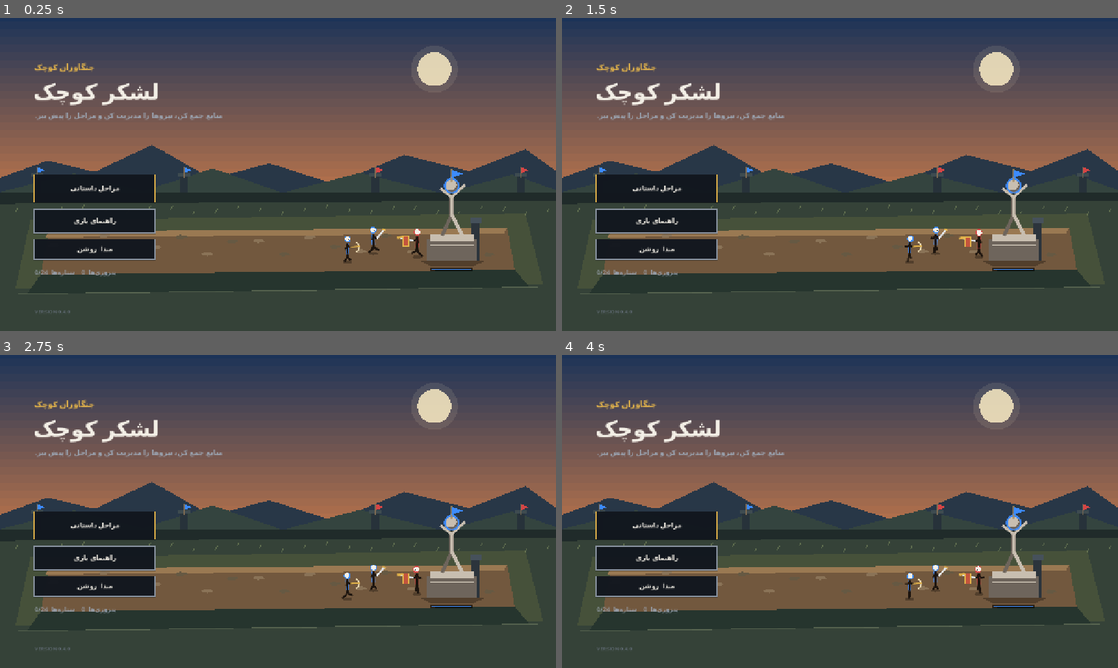
Above: before the commit, frames 1-4 (two rows, left to right).
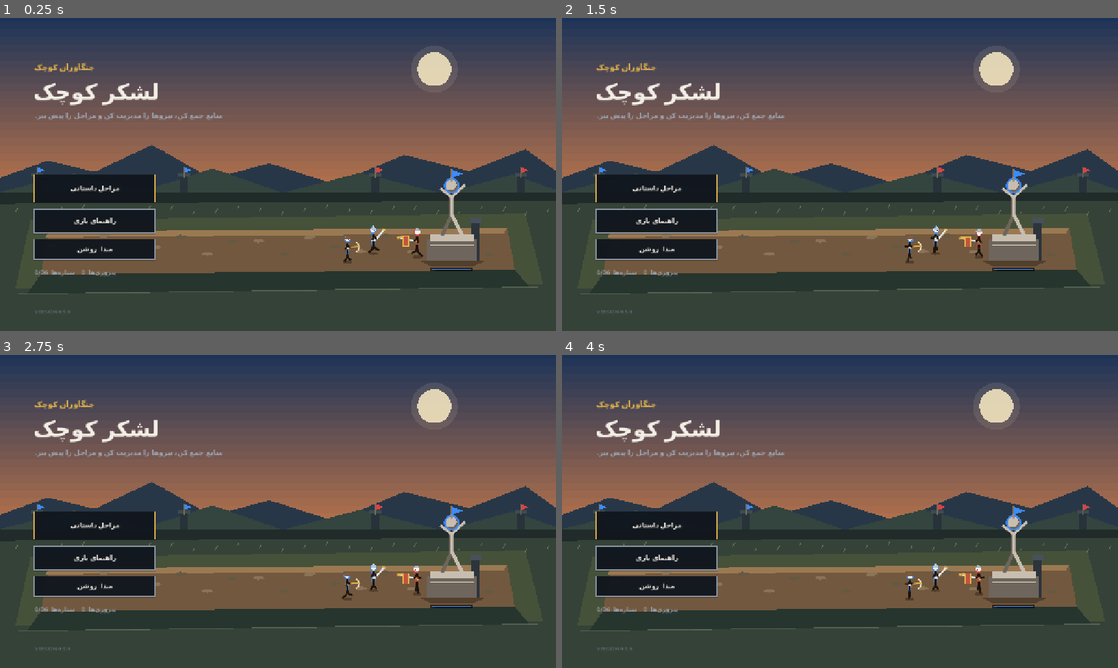
Above: after the commit, the same moments.

Repository: Abolfazlsoltan/Game2
Game: Godot game, scene res://scenes/main.tscn
The game is run twice, just before and just after one commit, with the same random seed, the same clock (stepped at 60 frames per second) and the same inputs.
Inputs (mouse positions are in pixels of both pictures, inside the frame that each line leads up to):
- Up to frame 1 (0.25 s): no input
- Up to frame 2 (1.5 s): tap Enter at 0.5 s; move the mouse to (962, 158) at 0.52 s; hold D 0.53-1.25 s; tap J at 0.6 s; click (962, 158) at 0.67 s; tap Space at 0.77, 1.25 s; drag from (728, 190) to (812, 237) at 1.27 s
- Up to frame 3 (2.75 s): tap Enter at 2 s; move the mouse to (333, 442) at 2.02 s; hold D from 2.03 s (still down); tap 2 at 2.1 s
- Up to frame 4 (4 s): release D at 2.75 s; tap Space at 2.75, 3.77 s; drag from (812, 574) to (673, 464) at 2.77 s; tap Enter at 3.5 s; move the mouse to (1006, 558) at 3.52 s; hold A from 3.53 s (still down); tap 4 at 3.6 s

The runs differ from the first frame. In frame 1, less than 0.1% of the frame differs, in the area x 7-76%, y 66-95%; in frame 2, less than 0.1%; in frame 3, less than 0.1%; in frame 4, less than 0.1%.

Commit message:
Expand campaign to twelve battles and improve unit silhouettes

Diff:
--- a/scripts/data/game_definitions.gd
+++ b/scripts/data/game_definitions.gd
@@ -22,6 +22,10 @@
 	{"name": "Twin Banner", "blurb": "A full host on both sides of the vein.", "sky": 1, "cap": 24, "miners": 4, "atk": 5, …(220 unchanged characters)…
 	{"name": "Night Host", "blurb": "They march early. Answer with a wall.", "sky": 5, "cap": 24, "miners": 4, "atk": 4, " …(202 unchanged characters)…
 	{"name": "Crown of Sticks", "blurb": "Last statue on the road. End it.", "sky": 5, "cap": 26, "miners": 5, "atk": 4, " …(219 unchanged characters)…
+	{"name": "Iron Pass", "blurb": "A fortified pass tests your front line.", "sky": 2, "cap": 28, "miners": 5, "atk": 5, "p_hp": 2500.0, "e_hp": 2950.0, "p_gold": 820, "e_gold": 1260, "unlock": ["MINER", "SWORD", "ARCHER", "SPEAR", "MAGE", "GIANT"], "mix": [["SWORD", 0.15], ["ARCHER", 0.2], ["SPEAR", 0.3], ["MAGE", 0.15], ["GIANT", 0.2]]},
+	{"name": "Storm Vault", "blurb": "Ranged fire and heavy units fill the field.", "sky": 3, "cap": 30, "miners": 5, "atk": 6, "p_hp": 2700.0, "e_hp": 3250.0, "p_gold": 880, "e_gold": 1450, "unlock": ["MINER", "SWORD", "ARCHER", "SPEAR", "MAGE", "GIANT"], "mix": [["SWORD", 0.1], ["ARCHER", 0.25], ["SPEAR", 0.2], ["MAGE", 0.25], ["GIANT", 0.2]]},
+	{"name": "Fallen Citadel", "blurb": "Break through the citadel defenses.", "sky": 4, "cap": 32, "miners": 6, "atk": 6, "p_hp": 2850.0, "e_hp": 3650.0, "p_gold": 940, "e_gold": 1580, "unlock": ["MINER", "SWORD", "ARCHER", "SPEAR", "MAGE", "GIANT"], "mix": [["SWORD", 0.12], ["ARCHER", 0.18], ["SPEAR", 0.24], ["MAGE", 0.2], ["GIANT", 0.26]]},
+	{"name": "Last Beacon", "blurb": "The final march. Protect your monument and strike decisively.", "sky": 5, "cap": 34, "miners": 6, "atk": 7, "p_hp": 3000.0, "e_hp": 4100.0, "p_gold": 1000, "e_gold": 1750, "unlock": ["MINER", "SWORD", "ARCHER", "SPEAR", "MAGE", "GIANT"], "mix": [["SWORD", 0.1], ["ARCHER", 0.2], ["SPEAR", 0.2], ["MAGE", 0.2], ["GIANT", 0.3]]},
 ]
 
 static func validation_errors() -> PackedStringArray:
--- a/scripts/game.gd
+++ b/scripts/game.gd
@@ -34,7 +34,7 @@
 var paused := false
 var sfx_on := true
 var unlocked := 1
-var stars: Array = [0, 0, 0, 0, 0, 0, 0, 0]
+var stars: Array = []
 var wins := 0
 var stage_i := 0
 var gold := 0
@@ -191,7 +191,7 @@
 	unlocked = int(progress.get("unlocked", 1))
 	wins = int(progress.get("wins", 0))
 	sfx_on = bool(progress.get("sfx_on", true))
-	stars = progress.get("stars", [0, 0, 0, 0, 0, 0, 0, 0])
+	stars = progress.get("stars", [])
 
 func _save_game() -> void:
 	var progress := {
@@ -296,7 +296,7 @@
 			result_stars = 3
 		if int(stars[stage_i]) < result_stars:
 			stars[stage_i] = result_stars
-		if stage_i + 1 >= unlocked and unlocked < 8:
+		if stage_i + 1 >= unlocked and unlocked < STAGES.size():
 			unlocked = stage_i + 2
 		wins += 1
 	screen = "result"
@@ -1210,7 +1210,7 @@
 	elif screen == "map":
 		if Rect2(40, 28, 140, 44).has_point(p):
 			return "back_menu"
-		for i in 8:
+		for i in STAGES.size():
 			if _stage_rect(i).has_point(p):
 				return "stage_" + str(i)
 	elif screen == "result":
@@ -1251,7 +1251,7 @@
 func _stage_rect(i: int) -> Rect2:
 	var col := i % 4
 	var row := int(i / 4.0)
-	return Rect2(70.0 + float(col) * 300.0, 150.0 + float(row) * 230.0, 276.0, 200.0)
+	return Rect2(70.0 + float(col) * 300.0, 108.0 + float(row) * 184.0, 276.0, 162.0)
 
 func _draw() -> void:
 	var viewport_size := get_viewport_rect().size
@@ -1443,7 +1443,7 @@
 
 func _star(c: Vector2, r: float, color: Color) -> void:
 	var pts := PackedVector2Array()
-	for i in 8:
+	for i in STAGES.size():
 		var ang := -PI * 0.5 + float(i) * TAU / 8.0
 		var rad := r if i % 2 == 0 else r * 0.42
 		pts.append(c + Vector2(cos(ang), sin(ang)) * rad)
@@ -1476,7 +1476,8 @@
 		return
 	var swing_t := float(u.get("swing", 0.0))
 	var step := sin(phase) if moving or (kind == "MINER" and swing_t <= 0.0) else 0.0
-	var bob := absf(step) * 2.2 * sc
+	var breathe := 0.8 * sin(tick * 2.5 + float(u.get("id", 0))) if not moving else 0.0
+	var bob := absf(step) * 2.2 * sc + breathe * sc
 	var hip := Vector2(x, y - 17.0 * sc - bob)
 	var neck := Vector2(x - facing * step * 1.2 * sc, y - 40.0 * sc - bob)
 	var head := Vector2(neck.x + facing * 0.6 * sc, y - 50.0 * sc - bob)
@@ -1499,6 +1500,23 @@
 	_limb(hip, knee_a, foot_a, ink, 3.3 * sc)
 	draw_line(hip, neck, team, 6.2 * sc, true)
 	draw_line(hip, neck, ink, 3.1 * sc, true)
+	# Original armour details make roles easier to distinguish at small screen sizes.
+	var chest := hip.lerp(neck, 0.55)
+	if kind == "SWORD":
+		draw_colored_polygon(PackedVector2Array([chest + Vector2(-5, -4) * sc, chest + Vector2(4, -5) * sc, chest + Vector2(6, 5) * sc, chest + Vector2(-3, 6) * sc]), Color("#b9c6d4"))
+		draw_line(chest + Vector2(-2, -3) * sc, chest + Vector2(2, 4) * sc, Color("#eef4fa"), 1.0 * sc, true)
+	elif kind == "ARCHER":
+		draw_line(chest + Vector2(-4, -2) * sc, chest + Vector2(4, 3) * sc, Color("#b58955"), 2.2 * sc, true)
+		draw_circle(chest + Vector2(1, 0) * sc, 2.0 * sc, Color("#e8d7b0"))
+	elif kind == "SPEAR":
+		draw_colored_polygon(PackedVector2Array([chest + Vector2(-5, -5) * sc, chest + Vector2(5, -3) * sc, chest + Vector2(5, 5) * sc, chest + Vector2(-2, 6) * sc]), Color("#9d5141"))
+		draw_line(chest + Vector2(-3, -2) * sc, chest + Vector2(3, 3) * sc, GOLD, 1.2 * sc, true)
+	elif kind == "MAGE":
+		draw_line(chest + Vector2(-4, 1) * sc, chest + Vector2(3, -2) * sc, Color("#a994cf"), 2.4 * sc, true)
+		draw_circle(chest + Vector2(2, -1) * sc, 2.3 * sc, Color("#9ec2ff"))
+	elif kind == "GIANT":
+		draw_line(hip + Vector2(-7, -4) * sc, neck + Vector2(-4, 5) * sc, Color("#8d8378"), 5.0 * sc, true)
+		draw_line(hip + Vector2(7, -3) * sc, neck + Vector2(5, 4) * sc, Color("#b8aca0"), 3.2 * sc, true)
 	var strike := 0.0
 	if swing_t > 0.0:
 		strike = sin(clampf((0.28 - swing_t) / 0.28, 0.0, 1.0) * PI)
@@ -1509,6 +1527,20 @@
 	draw_circle(head, 7.4 * sc, team)
 	draw_circle(head + Vector2(-facing * 0.4, -0.6 * sc), 5.8 * sc, skin)
 	draw_circle(head + Vector2(facing * 2.3 * sc, 0.2 * sc), 1.05 * sc, ink)
+	if kind == "MINER":
+		draw_arc(head + Vector2(0, -2.0 * sc), 7.0 * sc, PI, TAU, 12, Color("#c4ccd4"), 2.0 * sc, true)
+		draw_circle(head + Vector2(0, -5.0 * sc), 1.7 * sc, GOLD)
+	elif kind == "SWORD":
+		draw_colored_polygon(PackedVector2Array([head + Vector2(-6, -3) * sc, head + Vector2(0, -10) * sc, head + Vector2(6, -3) * sc, head + Vector2(4, 0) * sc, head + Vector2(-4, 0) * sc]), Color("#b9c6d4"))
+	elif kind == "ARCHER":
+		draw_colored_polygon(PackedVector2Array([head + Vector2(-7, -1) * sc, head + Vector2(-4, -7) * sc, head + Vector2(5, -8) * sc, head + Vector2(7, -1) * sc]), Color("#7c5a42"))
+	elif kind == "SPEAR":
+		draw_colored_polygon(PackedVector2Array([head + Vector2(-7, -2) * sc, head + Vector2(-2, -9) * sc, head + Vector2(4, -8) * sc, head + Vector2(7, -2) * sc]), Color("#aab6c4"))
+	elif kind == "MAGE":
+		draw_colored_polygon(PackedVector2Array([head + Vector2(-8, -1) * sc, head + Vector2(-5, -7) * sc, head + Vector2(0, -15) * sc, head + Vector2(5, -7) * sc, head + Vector2(8, -1) * sc]), Color("#5d4778"))
+		draw_circle(head + Vector2(0, -10) * sc, 1.7 * sc, Color("#9ec2ff"))
+	elif kind == "GIANT":
+		draw_arc(head + Vector2(0, -2.0 * sc), 8.3 * sc, PI, TAU, 12, Color("#8d8378"), 2.7 * sc, true)
 	if kind == "MINER" and float(u.get("bag", 0.0)) > 6.0:
 		var br := 3.2 + float(u["bag"]) / BAG_MAX * 5.5
 		var bag_at := Vector2(x - facing * 8.0 * sc, hip.y - 2.0)
@@ -1562,7 +1594,7 @@
 		draw_line(tip + Vector2(-dir * 2.0 * sc, -2.0 * sc), tip + Vector2(dir * 4.0 * sc, 1.0 * sc), GOLD, 2.2 * sc, true)
 
 func _stage_name_fa(index: int) -> String:
-	var names := ["راه غبارآلود", "درهٔ کمان", "صف سپرها", "محفل خاکستر", "راه سنگی", "دو پرچم", "سپاه شب", "تاج چوبین"]
+	var names := ["راه غبارآلود", "درهٔ کمان", "صف نیزه‌ها", "محفل خاکستر", "راه سنگی", "دو پرچم", "سپاه شب", "تاج چوبین", "گذرگاه آهنین", "خزانهٔ طوفان", "ارگ فروپاشیده", "آخرین مشعل"]
 	return names[clampi(index, 0, names.size() - 1)]
 
 func _stage_blurb_fa(index: int) -> String:
@@ -1574,7 +1606,11 @@
 		"نیروهای سنگین وارد میدان می‌شوند.",
 		"دو گروه بزرگ برای پیروزی رقابت می‌کنند.",
 		"نبردی در آسمان تاریک پیش روست.",
-		"آخرین مرحلهٔ این مسیر را کامل کن."
+		"آخرین مرحلهٔ مسیر نخست را کامل کن.",
+		"از خط دفاعی مستحکم عبور کن.",
+		"آتش دوربرد و نیروهای سنگین میدان را پر کرده‌اند.",
+		"آخرین صف ارگ را درهم بشکن.",
+		"در آخرین پیشروی از قلعه محافظت کن و قاطعانه حمله کن."
 	]
 	return blurbs[clampi(index, 0, blurbs.size() - 1)]
 
@@ -1723,29 +1759,29 @@
 	var total := 0
 	for s in stars:
 		total += int(s)
-	_text("پیروزی‌ها  " + str(wins) + "    ستاره‌ها  " + str(total) + "/24", Vector2(80, 590), 14, MUTED)
-	_text("VERSION 0.4.0", Vector2(80, 680), 12, Color("#66707c"))
+	_text("پیروزی‌ها  " + str(wins) + "    ستاره‌ها  " + str(total) + "/" + str(stars.size() * 3), Vector2(80, 590), 14, MUTED)
+	_text("VERSION 0.5.0", Vector2(80, 680), 12, Color("#66707c"))
 
 func _draw_map() -> void:
 	_draw_sky()
 	draw_rect(Rect2(0, 0, W, H), Color(0.04, 0.05, 0.08, 0.35))
 	_button(Rect2(40, 28, 140, 44), "بازگشت", MUTED, true)
 	_text("مراحل داستانی", Vector2(210, 58), 26, GOLD)
-	_text("با پیروزی، مراحل و نیروهای تازه باز می‌شوند.", Vector2(420, 58), 16, MUTED)
-	for i in 8:
+	_text("۱۲ نبرد؛ با پیروزی، مسیر پیشروی و ستاره‌ها را باز کن.", Vector2(480, 58), 16, MUTED)
+	for i in STAGES.size():
 		var rect := _stage_rect(i)
 		var open := i < unlocked
 		var stg: Dictionary = STAGES[i]
 		draw_rect(rect, Color(0.07, 0.09, 0.12, 0.92))
 		draw_rect(rect, GOLD if open else Color("#3c4450"), false, 2.0)
-		_text(str(i + 1).pad_zeros(2), rect.position + Vector2(16, 36), 18, GOLD if open else MUTED)
-		_text(_stage_name_fa(i), rect.position + Vector2(16, 78), 17, BONE if open else MUTED)
-		_text(_stage_blurb_fa(i), rect.position + Vector2(16, 112), 12, MUTED)
+		_text(str(i + 1).pad_zeros(2), rect.position + Vector2(16, 30), 17, GOLD if open else MUTED)
+		_text(_stage_name_fa(i), rect.position + Vector2(16, 62), 16, BONE if open else MUTED)
+		_text(_stage_blurb_fa(i), rect.position + Vector2(16, 94), 11, MUTED)
 		if open:
 			for k in 3:
-				_gem(rect.position + Vector2(28 + k * 26, 168), int(stars[i]) > k)
+				_gem(rect.position + Vector2(28 + k * 26, 138), int(stars[i]) > k)
 		else:
-			_text("قفل است", rect.position + Vector2(16, 172), 14, Color("#6a7380"))
+			_text("قفل است", rect.position + Vector2(16, 140), 13, Color("#6a7380"))
 
 func _draw_help() -> void:
 	draw_rect(Rect2(0, 0, W, H), Color("#121820"))
@@ -1777,7 +1813,7 @@
 		_text("مرحلهٔ بعدی باز شد.", Vector2(500, 380), 16, BONE)
 	else:
 		_text("نیروها و منابع را بهتر مدیریت کن و دوباره تلاش کن.", Vector2(420, 320), 16, BONE)
-	_button(Rect2(430, 470, 420, 56), "مرحلهٔ بعد" if won and stage_i + 1 < 8 else ("نقشهٔ مراحل" if won else "تلاش دوباره"), GOLD, true)
+	_button(Rect2(430, 470, 420, 56), "مرحلهٔ بعد" if won and stage_i + 1 < STAGES.size() else ("نقشهٔ مراحل" if won else "تلاش دوباره"), GOLD, true)
 	_button(Rect2(430, 538, 200, 48), "تکرار", BLUE, true)
 	_button(Rect2(650, 538, 200, 48), "نقشه", MUTED, true)
 
Not shown, changed: README.md
Not shown, changed: docs/GAME_DESIGN_SPEC.md
